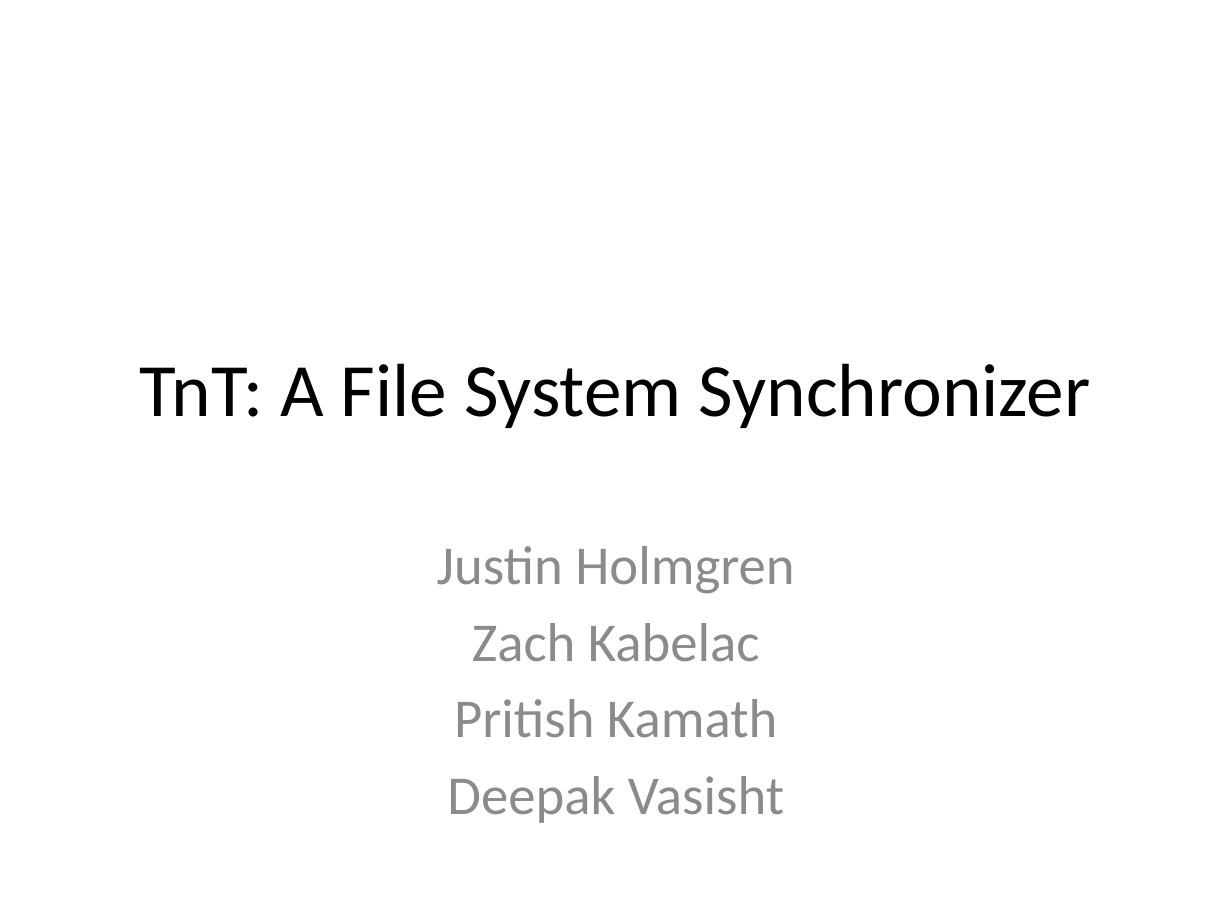
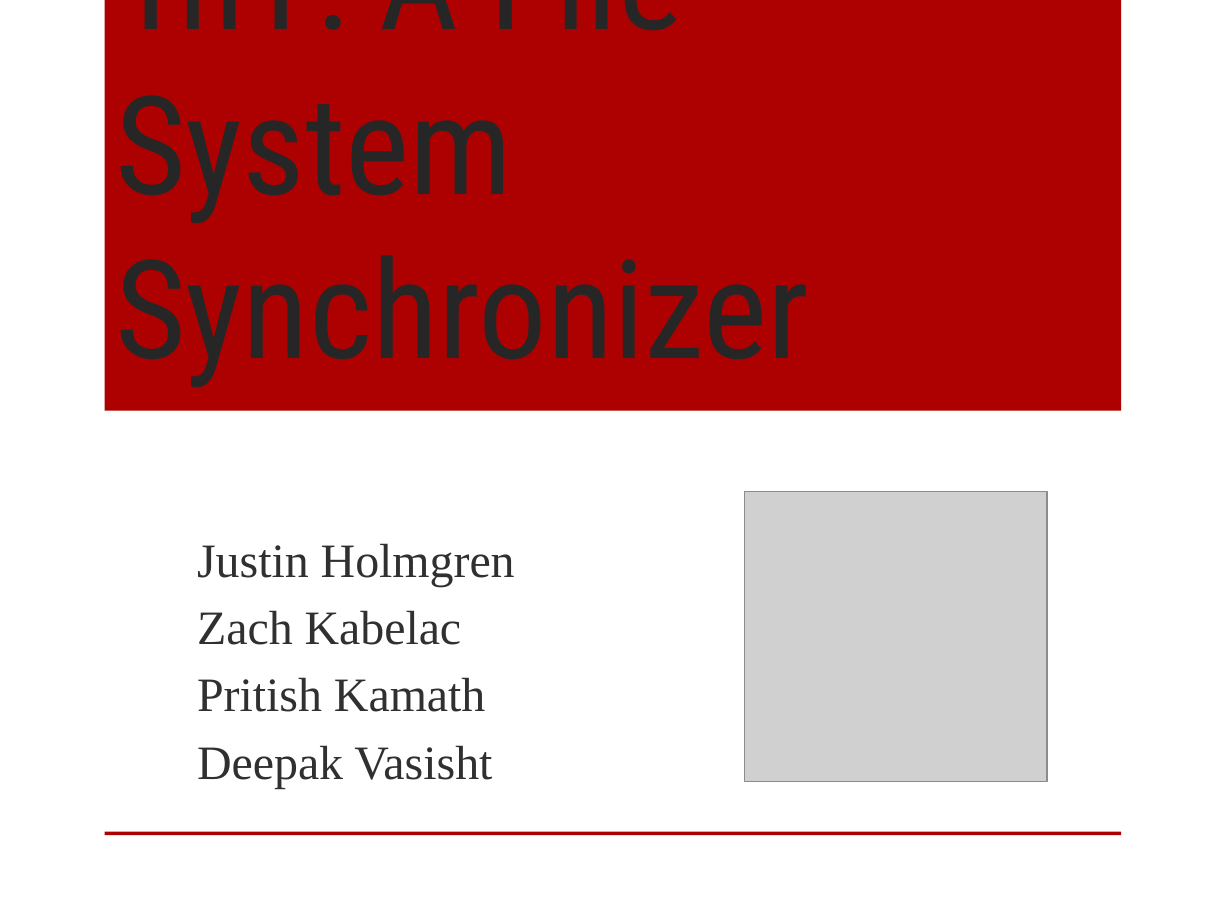
Before and after one commit to jnhnum1/fss, a slide deck: slide 1 of Report/Slides_v1.pptx. Drawn at 1232x924 pixels with LibreOffice and Linux fonts; fonts in the diff are those of the drawing; grey boxes stand for pictures; background and template pictures are left out. Boxes give left, top, right and bottom in pixels: in the first picture for what was removed or moved away, otherwise in the second. Text is boxed around its words. In the diff, an @@ line names an element or a change of style, - is before the commit and + after.

```diff
--- a/Report/Slides_v1.pptx
+++ b/Report/Slides_v1.pptx
@@ title "TnT: A File System Synchronizer": place and size @@
-title "TnT: A File System Synchronizer" at (140,363,1091,428)
+title "TnT: A File System Synchronizer" at (115,0,809,387)
@@ title "TnT: A File System Synchronizer" at (115,0,809,387): size 44 to 80 pt, font Calibri to Roboto Condensed, text colour #000000 to #262626; alignment centre to left; vertical alignment middle to bottom @@
@@ rectangle added at (105,0,1121,410), fill #AD0101 @@
@@ picture added at (744,492,1047,782) @@
@@ subtitle "Justin Holmgren" at (197,543,515,788): size 32 to 28 pt, font Calibri to Times New Roman, text colour #8C8C8C to #303030; alignment centre to left @@
@@ rectangle added at (105,832,1121,835), fill #AD0101 @@
```
Also in this commit, not shown: 2 other slides changed, 2 slides added, 3 slides removed.
